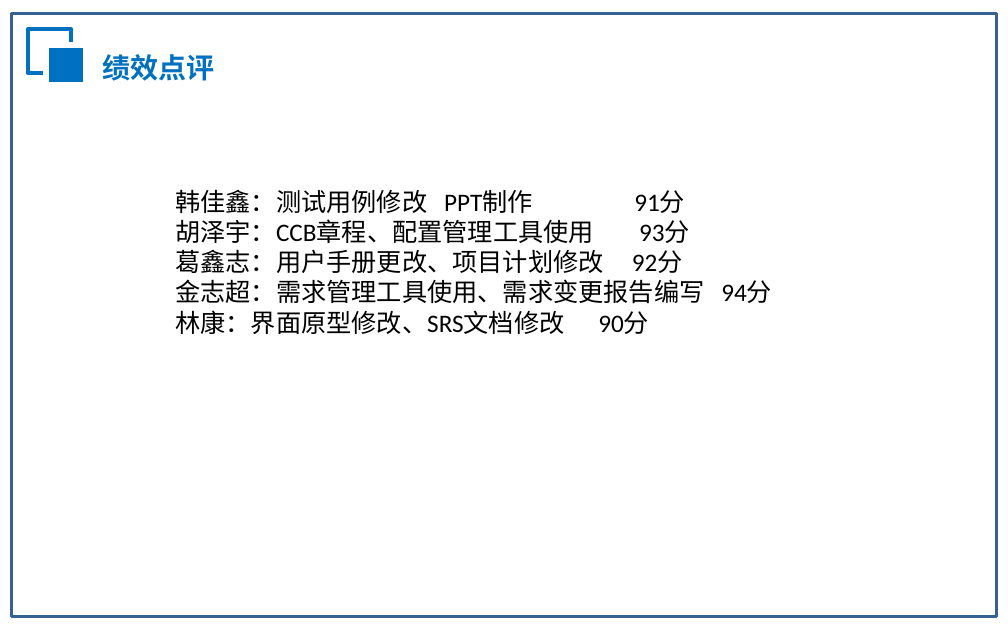
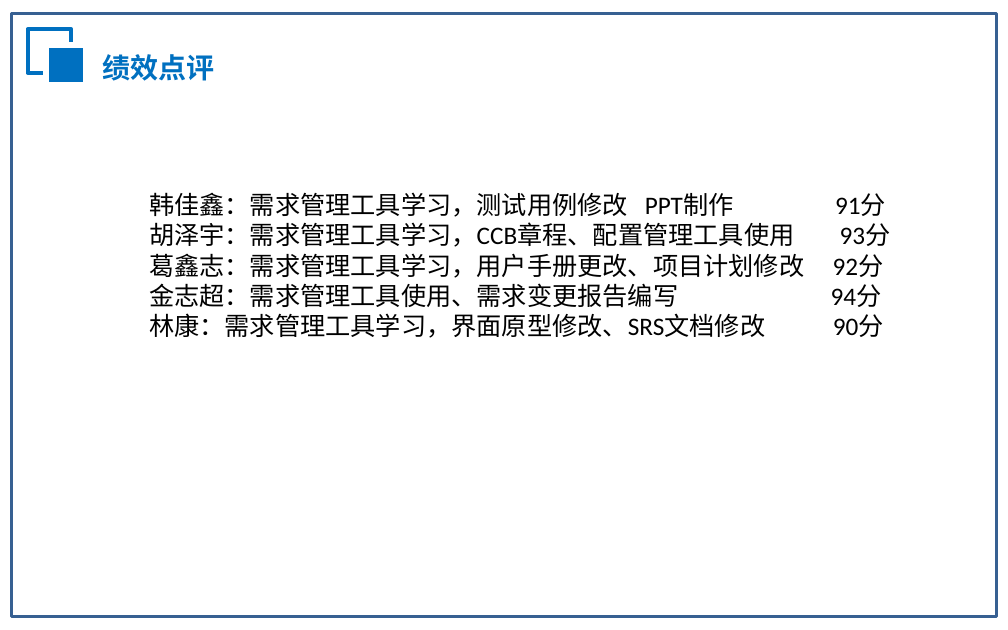
Before and after one commit to PRD-14/1, a slide deck: slide 29 of 软件工程系列课程教学辅助网站/非受控文档/PPT等/需求变更管理PPT .pptx. Drawn at 1008x630 pixels with LibreOffice and Linux fonts; fonts in the diff are those of the drawing; background and template pictures are left out. Boxes give left, top, right and bottom in pixels: in the first picture for what was removed or moved away, otherwise in the second. Text is boxed around its words. In the diff, an @@ line names an element or a change of style, - is before the commit and + after.

Commit message:
需求变更管理PPT修改

```diff
--- a/软件工程系列课程教学辅助网站/非受控文档/PPT等/需求变更管理PPT .pptx
+++ b/软件工程系列课程教学辅助网站/非受控文档/PPT等/需求变更管理PPT .pptx
@@ text "韩佳鑫：需求管理工具学习，测试用例修改 PPT制作 91分": place and size @@
-text "韩佳鑫：需求管理工具学习，测试用例修改 PPT制作 91分" at box(175, 189, 772, 334)
+text "韩佳鑫：需求管理工具学习，测试用例修改 PPT制作 91分" at box(149, 192, 884, 338)
@@ text at box(149, 192, 804, 278): text changed @@
-韩佳鑫：测试用例修改 PPT制作 91分
-胡泽宇：CCB章程、配置管理工具使用 93分
-葛鑫志：用户手册更改、项目计划修改 92分
+韩佳鑫：需求管理工具学习，测试用例修改 PPT制作 91分
+胡泽宇：需求管理工具学习，CCB章程、配置管理工具使用 93分
+葛鑫志：需求管理工具学习，用户手册更改、项目计划修改 92分
@@ text at box(149, 313, 884, 338): text changed @@
-林康：界面原型修改、SRS文档修改 90分
+林康：需求管理工具学习，界面原型修改、SRS文档修改 90分
```
Also in this commit, not shown: 1 other slide changed.
